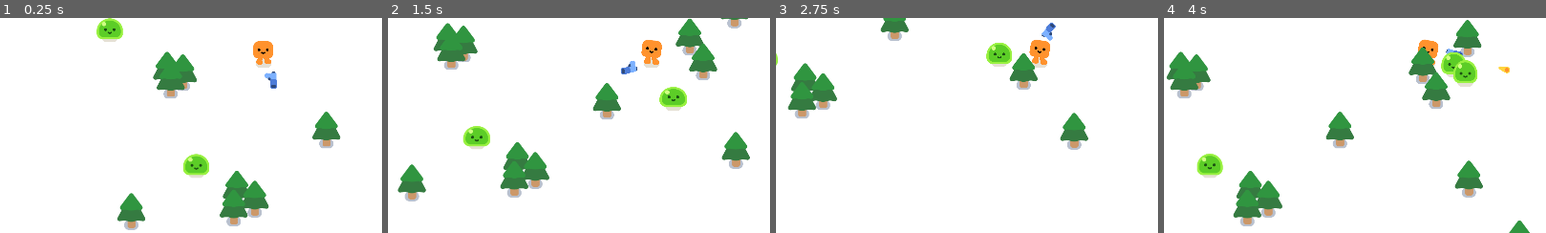
Above: before the commit, frames 1-4 (left to right).
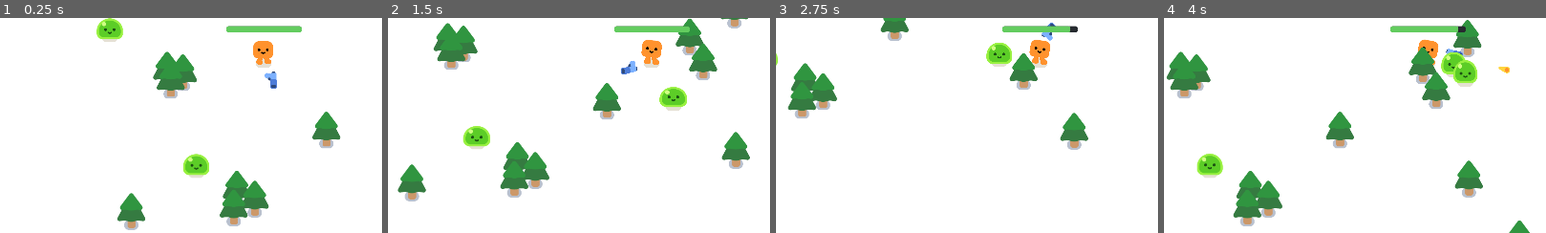
Above: after the commit, the same moments.

Repository: Arfitale/Vampire-2D-Shooter
Game: Godot game, scene res://game.tscn
Same seed, same stepped clock (60 frames per second), same inputs: the game is played once before the commit and once after it.
Inputs (mouse positions are % of the whole screen's width and height, from its top left):
- Up to frame 1 (0.25 s): no input
- Up to frame 2 (1.5 s): move the mouse to (72, 45) at 0.52 s; press the mouse at (72, 45) at 0.53 s; hold D (move_right) 0.53-1.28 s; move the mouse to (30, 55) at 1.27 s; release the mouse at (30, 55) at 1.28 s; hold S (move_down) from 1.28 s (still down); click (30, 55) at 1.35 s
- Up to frame 3 (2.75 s): move the mouse to (60, 28) at 2.02 s; release S (move_down) at 2.03 s; press the mouse at (60, 28) at 2.03 s; hold D (move_right) from 2.03 s (still down)
- Up to frame 4 (4 s): move the mouse to (45, 70) at 2.77 s; release D (move_right) at 2.78 s; release the mouse at (45, 70) at 2.78 s; hold W (move_up) 2.78-3.53 s; click (45, 70) at 2.85 s; move the mouse to (80, 65) at 3.52 s; press the mouse at (80, 65) at 3.53 s; hold A (move_left) from 3.53 s (still down)
The pictures show only the part of the screen within x 16-66%, y 40-90%; the shares and areas given below are measured in that part.

The runs differ from the first frame. In frame 1, 0.6% of the frame differs, in the area x 59-79%, y 3-7%; in frame 2, 0.6%; in frame 3, 0.6%; in frame 4, 0.6%.

Commit message:
add healthbar functionality to player

Diff:
--- /dev/null
+++ b/characters/healthbar.gd
@@ -0,0 +1,12 @@
+extends ProgressBar
+
+signal low_health
+
+func _on_value_changed(value: float) -> void:
+	if value < 3:
+		low_health.emit()
+
+func _on_low_health() -> void:
+	var fill := StyleBoxFlat.new()
+	fill.bg_color = Color.RED
+	add_theme_stylebox_override("fill", fill)
--- a/characters/player.gd
+++ b/characters/player.gd
@@ -1,12 +1,21 @@
 extends CharacterBody2D
 
+signal health_depleted
+
 @export var movement_speed := 600.0
-@export var health := 10
+@export var max_health := 10.0
+var health: float
 
 @onready var sprite := $HappyBoo
 @onready var gun := $Gun
+@onready var healthbar := %Healthbar
 
 var overlapping_enemies: Array[Node2D] = []
+
+func _ready() -> void:
+	health = max_health
+	healthbar.max_value = max_health
+	healthbar.value = health
 
 func _process(delta: float) -> void:
 	if Input.is_action_pressed("shoot") and gun.fire_cooldown <= 0.0:
@@ -31,8 +40,9 @@
 
 func take_damage(damage: int) -> void:
 	health -= damage
+	healthbar.value = health
 	if health <= 0:
-		queue_free()
+		health_depleted.emit()
 
 	$EffectAnimationPlayer.play("hurt")
 
@@ -43,3 +53,11 @@
 func _on_hurtbox_body_exited(body: Node2D) -> void:
 	if body.is_in_group("Mobs"):
 		overlapping_enemies.pop_front()
+
+func _on_health_depleted() -> void:
+	queue_free()
+	var smoke_scene := preload("res://smoke_explosion/smoke_explosion.tscn")
+	var smoke := smoke_scene.instantiate()
+	smoke.global_position = global_position
+	get_parent().add_child(smoke)
+	return
--- a/characters/player.tscn
+++ b/characters/player.tscn
@@ -1,11 +1,27 @@
-[gd_scene load_steps=9 format=3 uid="uid://c5ox08yiwsfuw"]
+[gd_scene load_steps=12 format=3 uid="uid://c5ox08yiwsfuw"]
 
 [ext_resource type="Script" uid="uid://bf5xowve6qpdv" path="res://characters/player.gd" id="1_3eadt"]
 [ext_resource type="PackedScene" uid="uid://pbmyh1qru7p" path="res://characters/happy_boo/happy_boo.tscn" id="1_dnjla"]
 [ext_resource type="PackedScene" uid="uid://dl8tiw1bpd1nt" path="res://pistol/gun.tscn" id="3_tory2"]
+[ext_resource type="Script" uid="uid://dtljgx2nn8q4g" path="res://characters/healthbar.gd" id="4_x0jl3"]
 
 [sub_resource type="CircleShape2D" id="CircleShape2D_3eadt"]
 radius = 26.0
+
+[sub_resource type="Animation" id="Animation_x0jl3"]
+length = 0.001
+tracks/0/type = "value"
+tracks/0/imported = false
+tracks/0/enabled = true
+tracks/0/path = NodePath("HappyBoo:visible")
+tracks/0/interp = 1
+tracks/0/loop_wrap = true
+tracks/0/keys = {
+"times": PackedFloat32Array(0),
+"transitions": PackedFloat32Array(1),
+"update": 1,
+"values": [true]
+}
 
 [sub_resource type="Animation" id="Animation_tory2"]
 resource_name = "hurt"
@@ -23,21 +39,6 @@
 "values": [true, false, true, true, false, true, false, true, false, true, false, true, false, true]
 }
 
-[sub_resource type="Animation" id="Animation_x0jl3"]
-length = 0.001
-tracks/0/type = "value"
-tracks/0/imported = false
-tracks/0/enabled = true
-tracks/0/path = NodePath("HappyBoo:visible")
-tracks/0/interp = 1
-tracks/0/loop_wrap = true
-tracks/0/keys = {
-"times": PackedFloat32Array(0),
-"transitions": PackedFloat32Array(1),
-"update": 1,
-"values": [true]
-}
-
 [sub_resource type="AnimationLibrary" id="AnimationLibrary_evndh"]
 _data = {
 &"RESET": SubResource("Animation_x0jl3"),
@@ -47,6 +48,20 @@
 [sub_resource type="CapsuleShape2D" id="CapsuleShape2D_tory2"]
 radius = 21.0
 height = 88.0
+
+[sub_resource type="StyleBoxFlat" id="StyleBoxFlat_tory2"]
+bg_color = Color(0.15294118, 0.16862746, 0.1882353, 1)
+corner_radius_top_left = 8
+corner_radius_top_right = 8
+corner_radius_bottom_right = 8
+corner_radius_bottom_left = 8
+
+[sub_resource type="StyleBoxFlat" id="StyleBoxFlat_x0jl3"]
+bg_color = Color(0.3882353, 0.8, 0.37254903, 1)
+corner_radius_top_left = 8
+corner_radius_top_right = 8
+corner_radius_bottom_right = 8
+corner_radius_bottom_left = 8
 
 [node name="Player" type="CharacterBody2D" groups=["Player"]]
 collision_layer = 2
@@ -76,7 +91,22 @@
 position = Vector2(-2, -46)
 shape = SubResource("CapsuleShape2D_tory2")
 
+[node name="Healthbar" type="ProgressBar" parent="."]
+unique_name_in_owner = true
+offset_left = -155.0
+offset_top = -154.0
+offset_right = 159.0
+offset_bottom = -127.0
+theme_override_styles/background = SubResource("StyleBoxFlat_tory2")
+theme_override_styles/fill = SubResource("StyleBoxFlat_x0jl3")
+value = 100.0
+show_percentage = false
+script = ExtResource("4_x0jl3")
+
+[connection signal="health_depleted" from="." to="." method="_on_health_depleted"]
 [connection signal="body_entered" from="Gun" to="Gun" method="_on_body_entered"]
 [connection signal="body_exited" from="Gun" to="Gun" method="_on_body_exited"]
 [connection signal="body_entered" from="Hurtbox" to="." method="_on_hurtbox_body_entered"]
 [connection signal="body_exited" from="Hurtbox" to="." method="_on_hurtbox_body_exited"]
+[connection signal="low_health" from="Healthbar" to="Healthbar" method="_on_low_health"]
+[connection signal="value_changed" from="Healthbar" to="Healthbar" method="_on_value_changed"]
Not shown, added: characters/healthbar.gd.uid
